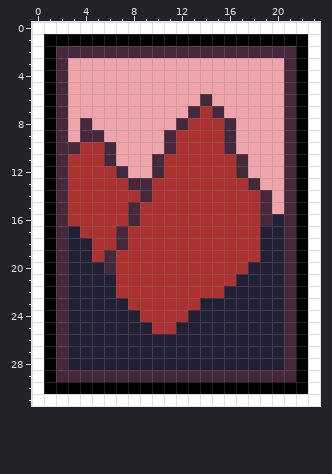
One commit to this pixel-art file: src/img/mountain.aseprite. The first picture shows the starting point.
24x32 pixels, 1 frame.
New version:
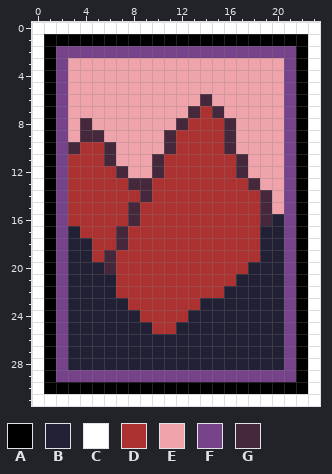
Palette (. is transparent): A #000000  B #222034  C #ffffff  D #ac3232  E #efa3aa  F #76428a  G #45283c
The exact change:
{"y":2,"x":2,"old":"GGGGGGGGGGGGGGGGGGGG","new":"FFFFFFFFFFFFFFFFFFFF"}
{"y":3,"x":2,"old":"G","new":"F"}
{"y":3,"x":21,"old":"G","new":"F"}
{"y":4,"x":2,"old":"G","new":"F"}
{"y":4,"x":21,"old":"G","new":"F"}
{"y":5,"x":2,"old":"G","new":"F"}
{"y":5,"x":21,"old":"G","new":"F"}
{"y":6,"x":2,"old":"G","new":"F"}
{"y":6,"x":21,"old":"G","new":"F"}
{"y":7,"x":2,"old":"G","new":"F"}
{"y":7,"x":21,"old":"G","new":"F"}
{"y":8,"x":2,"old":"G","new":"F"}
{"y":8,"x":21,"old":"G","new":"F"}
{"y":9,"x":2,"old":"G","new":"F"}
{"y":9,"x":21,"old":"G","new":"F"}
{"y":10,"x":2,"old":"G","new":"F"}
{"y":10,"x":21,"old":"G","new":"F"}
{"y":11,"x":2,"old":"G","new":"F"}
{"y":11,"x":21,"old":"G","new":"F"}
{"y":12,"x":2,"old":"G","new":"F"}
{"y":12,"x":21,"old":"G","new":"F"}
{"y":13,"x":2,"old":"G","new":"F"}
{"y":13,"x":21,"old":"G","new":"F"}
{"y":14,"x":2,"old":"G","new":"F"}
{"y":14,"x":21,"old":"G","new":"F"}
{"y":15,"x":2,"old":"G","new":"F"}
{"y":15,"x":21,"old":"G","new":"F"}
{"y":16,"x":2,"old":"G","new":"F"}
{"y":16,"x":21,"old":"G","new":"F"}
{"y":17,"x":2,"old":"G","new":"F"}
{"y":17,"x":21,"old":"G","new":"F"}
{"y":18,"x":2,"old":"G","new":"F"}
{"y":18,"x":21,"old":"G","new":"F"}
{"y":19,"x":2,"old":"G","new":"F"}
{"y":19,"x":21,"old":"G","new":"F"}
{"y":20,"x":2,"old":"G","new":"F"}
{"y":20,"x":21,"old":"G","new":"F"}
{"y":21,"x":2,"old":"G","new":"F"}
{"y":21,"x":21,"old":"G","new":"F"}
{"y":22,"x":2,"old":"G","new":"F"}
{"y":22,"x":21,"old":"G","new":"F"}
{"y":23,"x":2,"old":"G","new":"F"}
{"y":23,"x":21,"old":"G","new":"F"}
{"y":24,"x":2,"old":"G","new":"F"}
{"y":24,"x":21,"old":"G","new":"F"}
{"y":25,"x":2,"old":"G","new":"F"}
{"y":25,"x":21,"old":"G","new":"F"}
{"y":26,"x":2,"old":"G","new":"F"}
{"y":26,"x":21,"old":"G","new":"F"}
{"y":27,"x":2,"old":"G","new":"F"}
{"y":27,"x":21,"old":"G","new":"F"}
{"y":28,"x":2,"old":"G","new":"F"}
{"y":28,"x":21,"old":"G","new":"F"}
{"y":29,"x":2,"old":"GGGGGGGGGGGGGGGGGGGG","new":"FFFFFFFFFFFFFFFFFFFF"}
{"label":"changed","picture_box":[56,46,296,382]}
